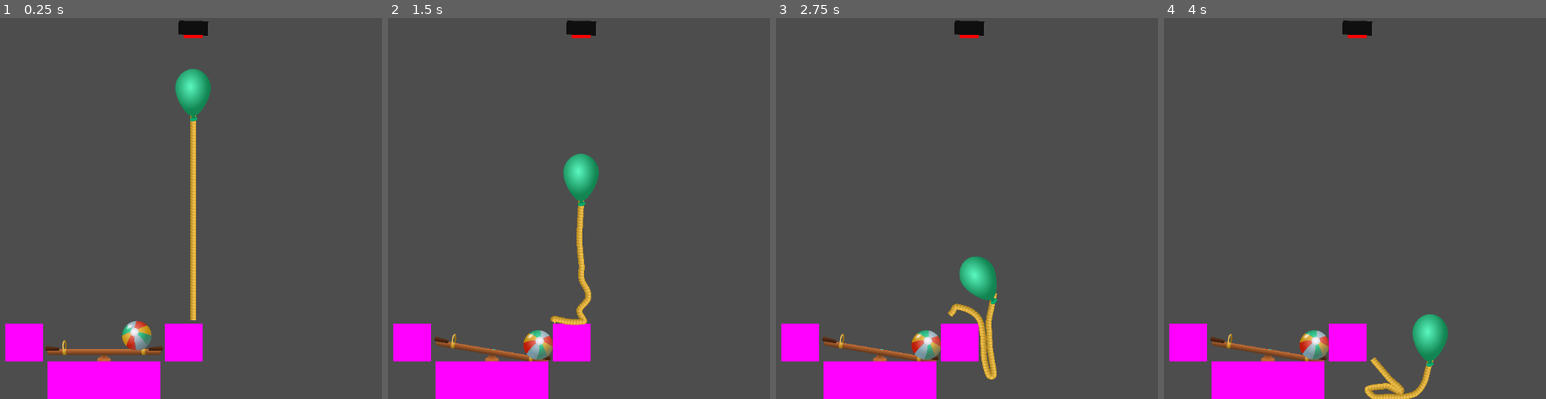
Above: before the commit, frames 1-4 (left to right).
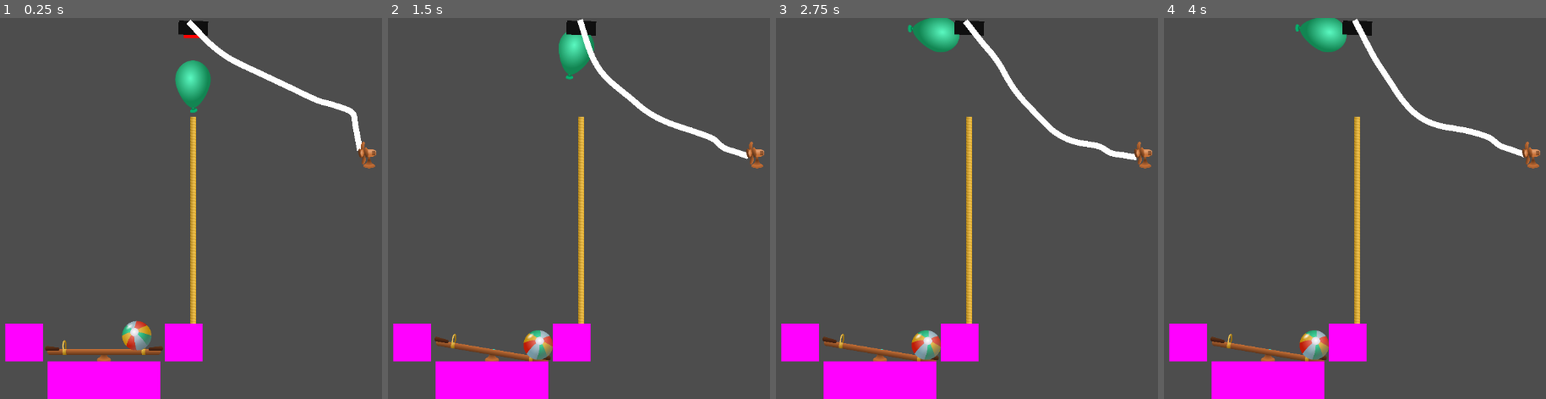
Above: after the commit, the same moments.

Repository: lechaosx/jam-at-fit-vol-2
Game: Godot game, scene res://levels/level2.tscn
Same seed, same stepped clock (60 frames per second), same inputs: the game is played once before the commit and once after it. This scene is started directly instead of the project's main scene.
Inputs (mouse positions are in pixels of both pictures, inside the frame that each line leads up to):
- Up to frame 1 (0.25 s): no input
- Up to frame 2 (1.5 s): move the mouse to (640, 189) at 0.52 s; click (640, 189) at 0.67 s; move the mouse to (outside the picture) at 1.27 s; click (outside the picture) at 1.42 s
- Up to frame 3 (2.75 s): move the mouse to (947, 124) at 2.02 s; click (947, 124) at 2.17 s
- Up to frame 4 (4 s): move the mouse to (1232, 284) at 2.77 s; click (1232, 284) at 2.92 s; move the mouse to (1469, 265) at 3.52 s; click (1469, 265) at 3.67 s

The runs differ from the first frame. In frame 1, 1.9% of the frame differs, in the area x 45-99%, y 0-81%; in frame 2, 3.4%; in frame 3, 4.4%; in frame 4, 4.4%, in the area x 34-99%, y 0-100%.

Commit message:
Add cable

Diff:
--- /dev/null
+++ b/godot/Cable.tscn
@@ -0,0 +1,9 @@
+[gd_scene load_steps=3 format=3 uid="uid://c7eyim1ysnsnl"]
+
+[ext_resource type="Script" uid="uid://vpj0kbt01pwe" path="res://rope.gd" id="1_6wouq"]
+[ext_resource type="PackedScene" uid="uid://dhrhxkhsnasdl" path="res://cable_segment.tscn" id="2_ohu8i"]
+
+[node name="Cable" type="Line2D"]
+script = ExtResource("1_6wouq")
+segment_scene = ExtResource("2_ohu8i")
+metadata/_custom_type_script = "uid://vpj0kbt01pwe"
--- /dev/null
+++ b/godot/cable_segment.tscn
@@ -0,0 +1,12 @@
+[gd_scene load_steps=2 format=3 uid="uid://dhrhxkhsnasdl"]
+
+[sub_resource type="CapsuleShape2D" id="CapsuleShape2D_di24j"]
+radius = 4.0
+
+[node name="CableSegment" type="RigidBody2D"]
+collision_layer = 4
+collision_mask = 4
+mass = 0.1
+
+[node name="CollisionShape2D" type="CollisionShape2D" parent="."]
+shape = SubResource("CapsuleShape2D_di24j")
--- a/godot/levels/level2.tscn
+++ b/godot/levels/level2.tscn
@@ -9,13 +9,15 @@
 [ext_resource type="PackedScene" uid="uid://dqravtww1kjrd" path="res://block.tscn" id="8_crte6"]
 [ext_resource type="PackedScene" uid="uid://cc3mdtk5nu3h5" path="res://ball.tscn" id="11_hq01p"]
 [ext_resource type="PackedScene" uid="uid://b0ysf5iffpxet" path="res://balloon.tscn" id="12_6mfmt"]
+[ext_resource type="PackedScene" uid="uid://c7eyim1ysnsnl" path="res://Cable.tscn" id="12_bcewn"]
+[ext_resource type="PackedScene" uid="uid://0bjmgokmgvxr" path="res://electric_fan/electric_fan.tscn" id="13_6mfmt"]
 [ext_resource type="PackedScene" uid="uid://v2coglxm5imv" path="res://rope.tscn" id="13_qegch"]
 [ext_resource type="PackedScene" uid="uid://m4ya5u6gd7ax" path="res://switch.tscn" id="15_qegch"]
 
 [sub_resource type="WorldBoundaryShape2D" id="WorldBoundaryShape2D_bcewn"]
 normal = Vector2(1, 0)
 
-[sub_resource type="Resource" id="Resource_fjysh"]
+[sub_resource type="Resource" id="Resource_qegch"]
 resource_local_to_scene = true
 script = ExtResource("2_g1dg4")
 placeable_res = ExtResource("3_hq01p")
@@ -88,3 +90,16 @@
 [node name="Switch" parent="." instance=ExtResource("15_qegch")]
 position = Vector2(728.00006, 24.000004)
 rotation = -3.111493
+
+[node name="Cable" parent="." node_paths=PackedStringArray("attach_body_a", "attach_body_b") instance=ExtResource("12_bcewn")]
+position = Vector2(984, 88)
+points = PackedVector2Array(-256, -72, 16, 56, 40, 144)
+attach_body_a = NodePath("../Switch/StaticBody2D")
+attach_body_b = NodePath("../ElectricFan")
+
+[node name="ElectricFan" parent="." instance=ExtResource("13_6mfmt")]
+position = Vector2(1024, 232)
+scale = Vector2(-1, 1)
+is_on = false
+
+[editable path="Switch"]
--- a/godot/rope.gd
+++ b/godot/rope.gd
@@ -1,5 +1,6 @@
 extends Line2D
 
+@export var segment_scene = preload("res://rope_segment.tscn")
 @export var attach_body_a: PhysicsBody2D
 @export var attach_body_b: PhysicsBody2D
 @export var segment_distance := 24.0
@@ -47,7 +48,7 @@
 			var distance := segment_begin.distance_to(segment_end)
 
 			for j in range(distance / segment_distance):
-				var segment = preload("res://rope_segment.tscn").instantiate()
+				var segment = segment_scene.instantiate()
 				segment.global_position = segment_begin.lerp(segment_end, (j + 0.5) * segment_distance / distance)
 				segment.global_rotation = (segment_end - segment_begin).angle() + PI / 2
 				segments.append(segment)
Not shown: 2 places in godot/levels/level2.tscn that only renumber resources
